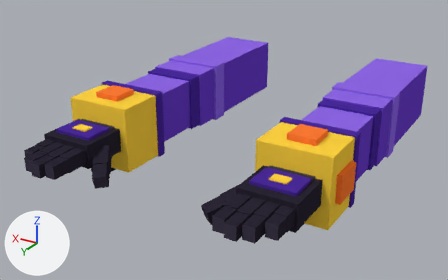
The Blender file assets-src/blender/arms.blend as it was, and as the next commit left it.
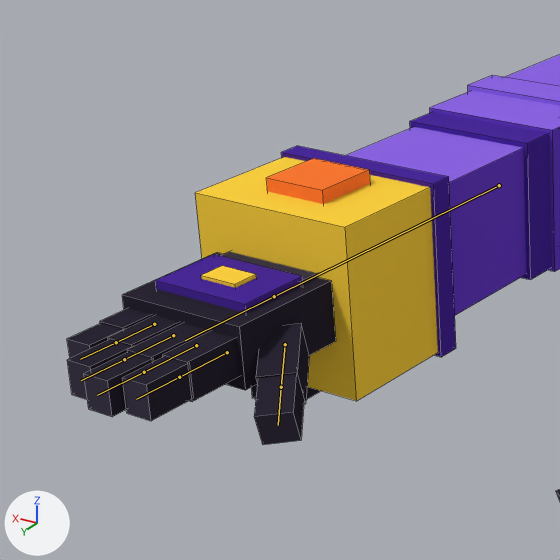
There are two pictures of each version: one whole from a 50 mm lens placed at (-0.561, 1.278, 0.155), pointed at (0.027, 0.299, -0.335), one close up on the part from 0% to 45% of the width and 10% to 82% of the height. Arrows for +X, +Y and +Z are at lower left; the lights stay in place. The older version's two pictures come first. The bones that change, and the others that lie on the model, are drawn over the model as lines in the close-ups. The close-ups show mesh edges as thin lines.

In view in the first close-up: 'ArmsMesh'.
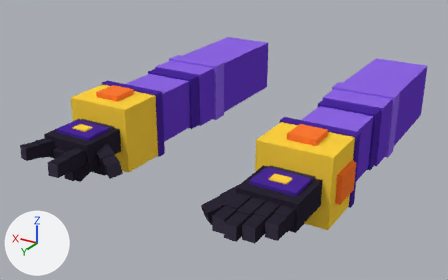
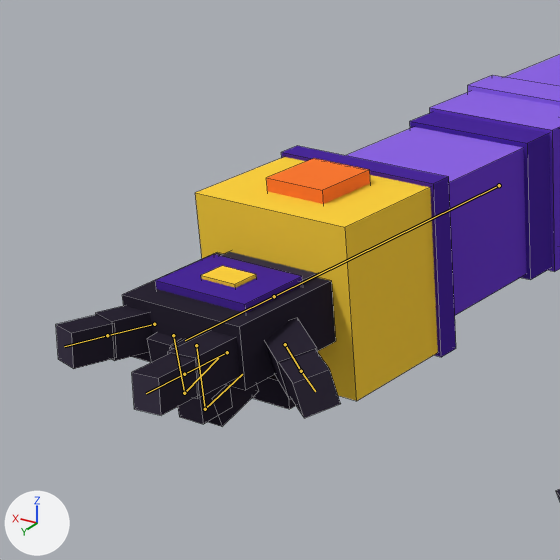
The newer file adds an action. The first version stands in its rest pose; the second is drawn at frame 1 of the action 'thwip_R'.

What differs and where, as boxes [x1, y1, x2, y2] in the close-ups (560 x 560 px):
'ArmsMesh', posed: before [67, 55, 560, 501]; after [56, 55, 560, 501]
bone 'index_01_R', root to tip: before (227, 352) to (179, 377); after (227, 352) to (184, 374)
bone 'middle_01_R', root to tip: before (196, 345) to (144, 372); after (196, 345) to (205, 409)
bone 'middle_02_R', root to tip: before (144, 372) to (97, 395); after (205, 409) to (242, 374)
bone 'ring_01_R', root to tip: before (173, 335) to (124, 359); after (173, 335) to (184, 393)
bone 'ring_02_R', root to tip: before (124, 359) to (81, 380); after (184, 393) to (218, 358)
bone 'pinky_01_R', root to tip: before (154, 324) to (116, 342); after (154, 324) to (107, 335)
bone 'thumb_01_R', root to tip: before (285, 344) to (281, 387); after (285, 344) to (301, 371)

What changed in the scene script:
```text
Change bone_index_01_r:
    where bone_index_01_r = bpy.data.objects['Arms'].pose.bones['index_01_R']  # child of 'hand_R'
    bone_index_01_r.rotation_quaternion: (1.0, 0.0, 0.0, 0.0) -> (0.998, 0.035, 0.002, 0.052)  # degrees (0, 0, 0) -> degrees (4, 0, 6)
Change bone_middle_01_r:
    where bone_middle_01_r = bpy.data.objects['Arms'].pose.bones['middle_01_R']  # child of 'hand_R'
    bone_middle_01_r.rotation_quaternion: (1.0, 0.0, 0.0, 0.0) -> (0.695, -0.719, 0.0, 0.0)  # degrees (0, 0, 0) -> degrees (-92, 0, 0)
Change bone_middle_02_r:
    where bone_middle_02_r = bpy.data.objects['Arms'].pose.bones['middle_02_R']  # child of 'middle_01_R'
    bone_middle_02_r.rotation_quaternion: (1.0, 0.0, 0.0, 0.0) -> (0.616, -0.788, 0.0, 0.0)  # degrees (0, 0, 0) -> degrees (-104, 0, 0)
Change bone_ring_01_r:
    where bone_ring_01_r = bpy.data.objects['Arms'].pose.bones['ring_01_R']  # child of 'hand_R'
    bone_ring_01_r.rotation_quaternion: (1.0, 0.0, 0.0, 0.0) -> (0.676, -0.737, 0.0, 0.0)  # degrees (0, 0, 0) -> degrees (-95, 0, 0)
Change bone_ring_02_r:
    where bone_ring_02_r = bpy.data.objects['Arms'].pose.bones['ring_02_R']  # child of 'ring_01_R'
    bone_ring_02_r.rotation_quaternion: (1.0, 0.0, 0.0, 0.0) -> (0.616, -0.788, 0.0, 0.0)  # degrees (0, 0, 0) -> degrees (-104, 0, 0)
Change bone_pinky_01_r:
    where bone_pinky_01_r = bpy.data.objects['Arms'].pose.bones['pinky_01_R']  # child of 'hand_R'
    bone_pinky_01_r.rotation_quaternion: (1.0, 0.0, 0.0, 0.0) -> (0.992, 0.035, -0.004, -0.122)  # degrees (0, 0, 0) -> degrees (4, 0, -14)
Change bone_thumb_01_r:
    where bone_thumb_01_r = bpy.data.objects['Arms'].pose.bones['thumb_01_R']  # child of 'hand_R'
    bone_thumb_01_r.rotation_quaternion: (1.0, 0.0, 0.0, 0.0) -> (0.977, 0.12, 0.021, 0.172)  # degrees (0, 0, 0) -> degrees (14, 0, 20)
```
